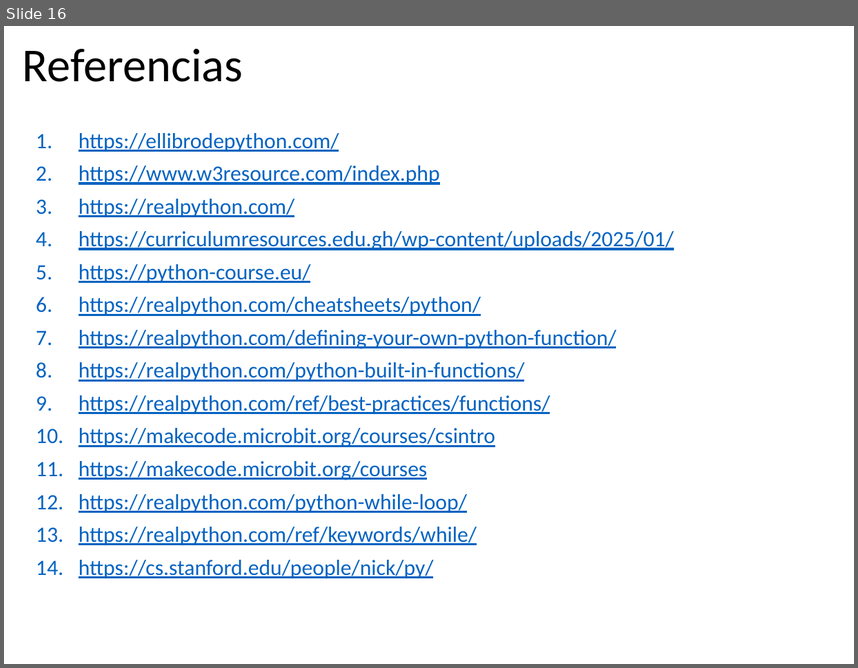
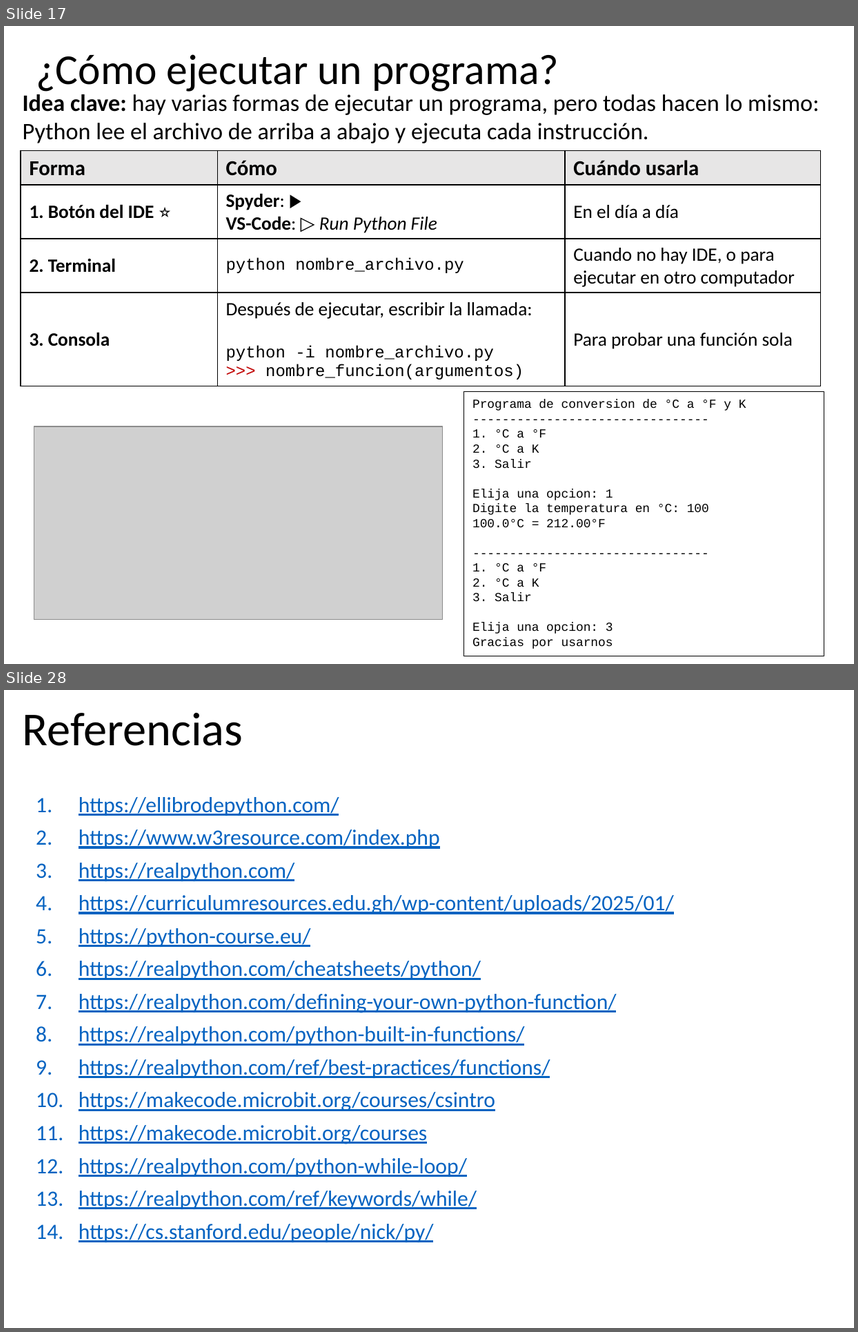
Before and after one commit to algoritmos-UdeA/logica1-20262, a slide deck: clases/10/teoria/clase-10.pptx. Shown one above the other, each under a label of ours: slide 16 before the commit, slides 17 and 28 after it; the slides between them are not shown. The pictures are 858x668 and 858x1332 pixels, drawn with LibreOffice and Linux fonts; fonts in the diff are those of the drawing; grey boxes stand for pictures. Boxes give left, top, right and bottom in pixels: in the first picture for what was removed or moved away, otherwise in the second. Text is boxed around its words. In the diff, an @@ line names an element or a change of style, - is before the commit and + after.

```diff
--- a/clases/10/teoria/clase-10.pptx
+++ b/clases/10/teoria/clase-10.pptx
@@ slide 17 added at (4,26,854,664), background #FFFFFF @@
@@ title added at (36,54,559,92), 36 pt, text #000000 @@
+¿Cómo ejecutar un programa?
@@ text added at (23,94,819,143), 20 pt, text #000000 @@
+Idea clave: hay varias formas de ejecutar un programa, pero todas hacen lo mismo: Python lee el archivo de arriba a abajo y ejecuta cada instrucción.
@@ table added at (21,151,821,386), 4 rows, 3 columns @@
+Forma | Cómo | Cuándo usarla
+1. Botón del IDE ⭐ | Spyder: ▶ / VS-Code: ▷ Run Python File | En el día a día
+2. Terminal | python nombre_archivo.py | Cuando no hay IDE, o para ejecutar en otro computador
+3. Consola | Después de ejecutar, escribir la llamada: / python -i nombre_archivo.py / >>> nombre_funcion(argumentos) | Para probar una función sola
@@ rectangle added at (464,392,824,656), outline #000000 0.75 pt, 10.5 pt, text #000000 @@
+Programa de conversion de °C a °F y K
+--------------------------------
+1. °C a °F
+2. °C a K
+3. Salir
+Elija una opcion: 1
+Digite la temperatura en °C: 100
+100.0°C = 212.00°F
+--------------------------------
+1. °C a °F
+2. °C a K
+3. Salir
+Elija una opcion: 3
+Gracias por usarnos
@@ picture added at (34,426,441,619) @@
@@ what was slide 16 is now slide 28 @@
```
Also in this commit, not shown: 2 slides changed, 11 other slides added, 10 other files.
